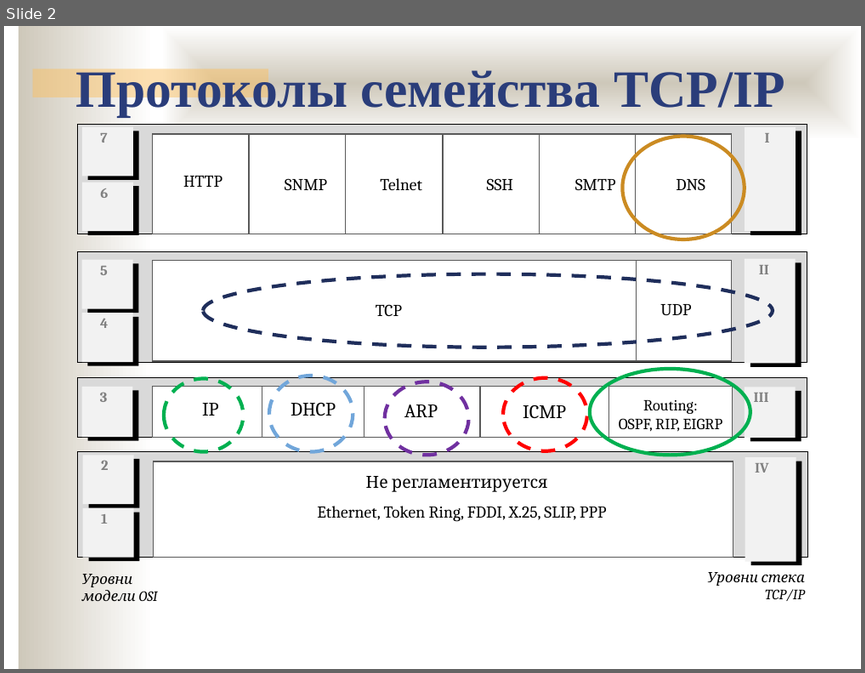
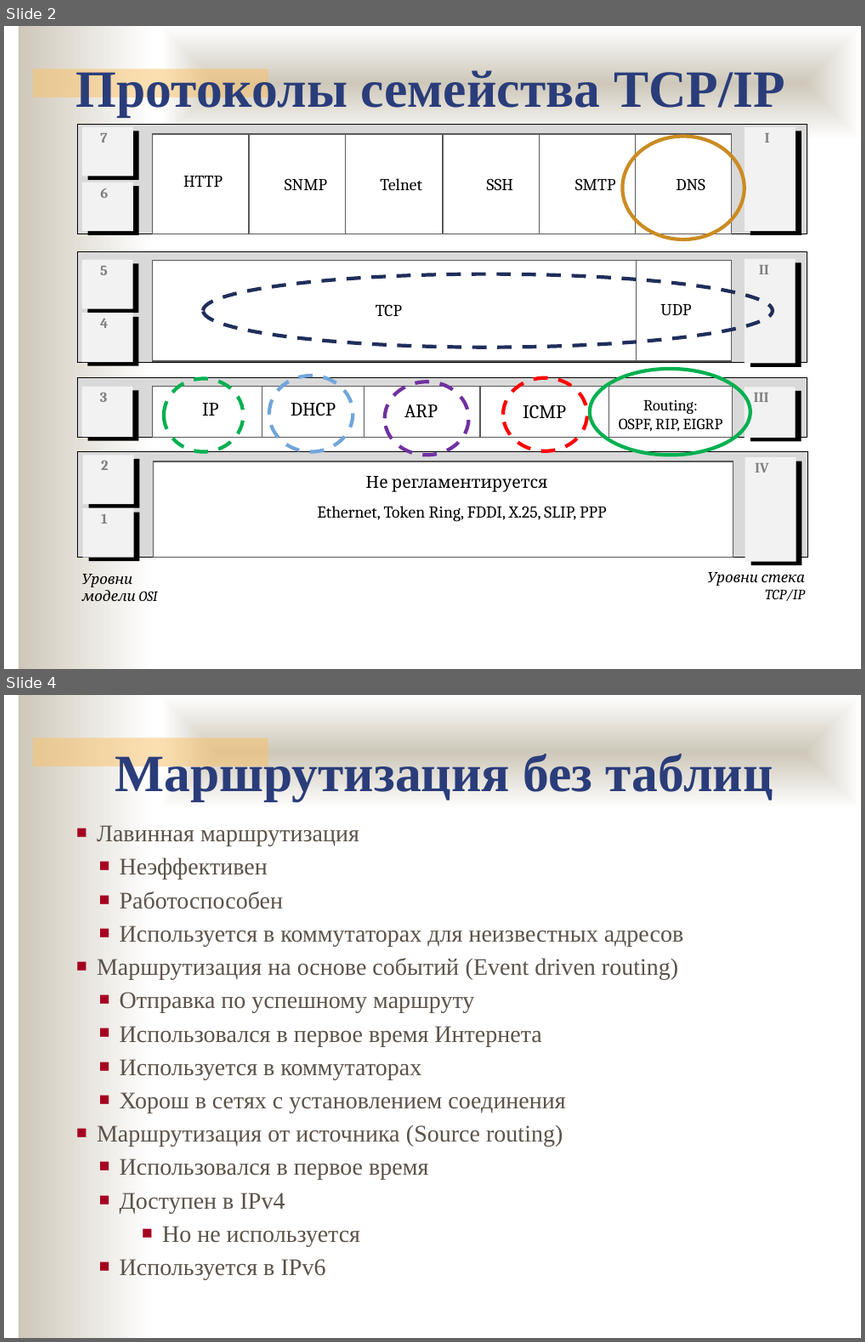
Before and after one commit to ukoloff/nets, a slide deck: lecture/12.pptx. Shown one above the other, each under a label of ours: slide 2 before the commit, slides 2 and 4 after it; the slides between them are not shown. The pictures are 865x673 and 865x1342 pixels, drawn with LibreOffice and Linux fonts; fonts in the diff are those of the drawing; background and template pictures are left out. Boxes give left, top, right and bottom in pixels: in the first picture for what was removed or moved away, otherwise in the second. Text is boxed around its words. In the diff, an @@ line names an element or a change of style, - is before the commit and + after.

```diff
--- a/lecture/12.pptx
+++ b/lecture/12.pptx
@@ slide 4 added at <box>4,695,861,1338</box>, background #FFFFFF; not listed: 3 template elements that a slide beside it also shows @@
@@ text added at <box>114,750,773,801</box>, 44 pt, text #2A3D7A, bold @@
+Маршрутизация без таблиц
@@ text added at <box>97,825,683,1280</box>, 20 pt, text #5B5249 @@
+■ Лавинная маршрутизация
+  ■ Неэффективен
+  ■ Работоспособен
+  ■ Используется в коммутаторах для неизвестных адресов
+■ Маршрутизация на основе событий (Event driven routing)
+  ■ Отправка по успешному маршруту
+  ■ Использовался в первое время Интернета
+  ■ Используется в коммутаторах
+  ■ Хорош в сетях с установлением соединения
+■ Маршрутизация от источника (Source routing)
+  ■ Использовался в первое время
+  ■ Доступен в IPv4
+    ■ Но не используется
+  ■ Используется в IPv6
```
Also in this commit, not shown: 27 other slides added.
